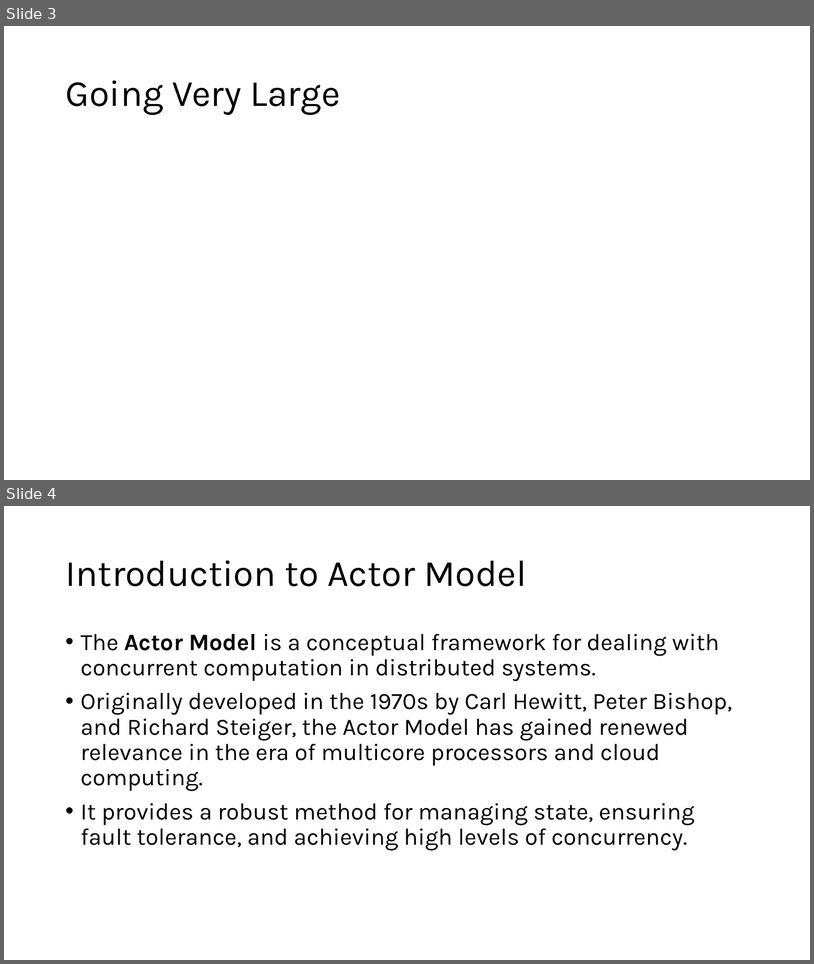
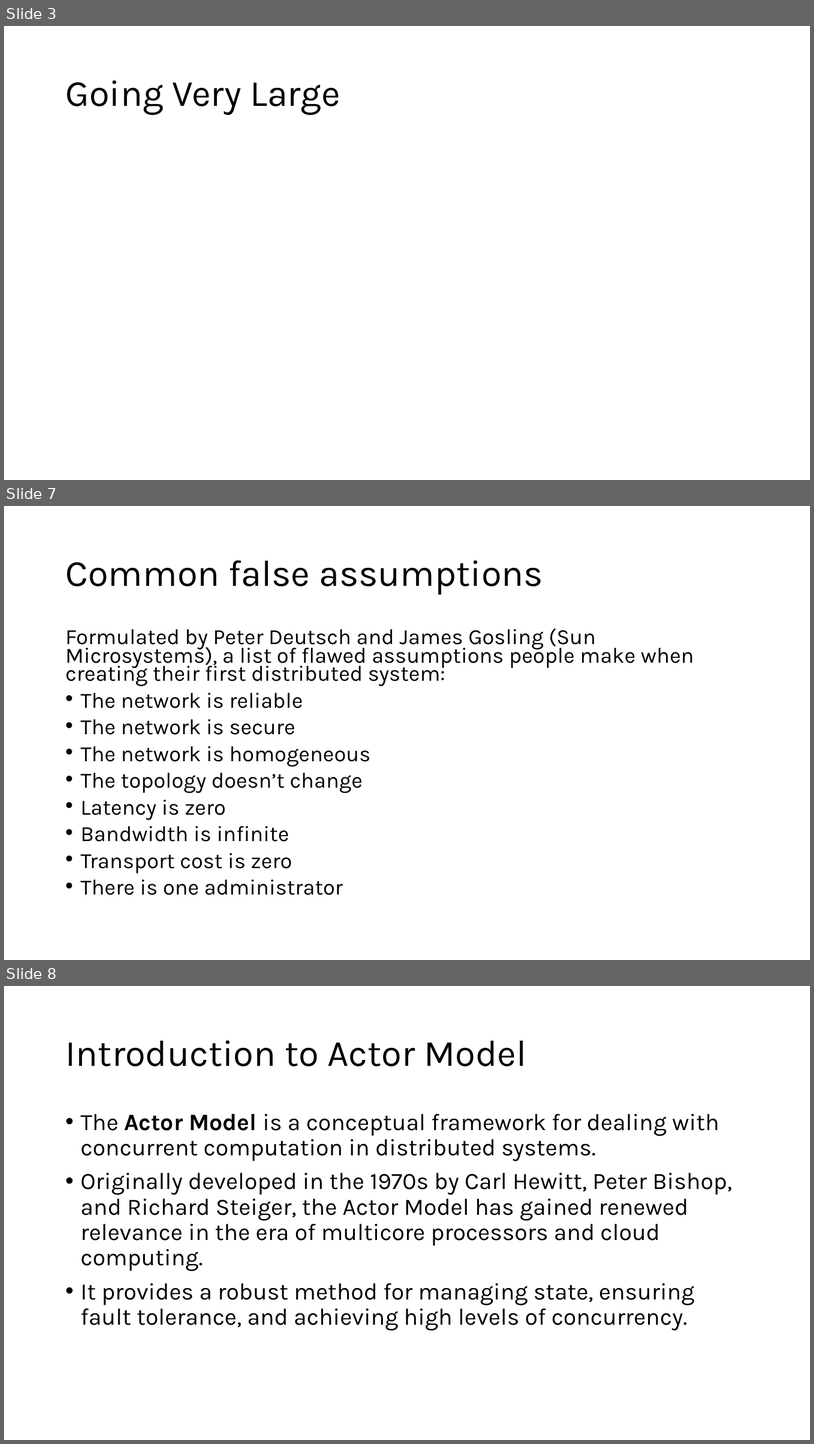
Before and after one commit to aregm/system-design-course, a slide deck: docs/Lecture 9.pptx. Shown one above the other, each under a label of ours: slides 3 and 4 before the commit, slides 3, 7 and 8 after it; the slides between them are not shown. The pictures are 814x964 and 814x1444 pixels, drawn with LibreOffice and Linux fonts; fonts in the diff are those of the drawing. Boxes give left, top, right and bottom in pixels: in the first picture for what was removed or moved away, otherwise in the second. Text is boxed around its words. In the diff, an @@ line names an element or a change of style, - is before the commit and + after.

```diff
--- a/docs/Lecture 9.pptx
+++ b/docs/Lecture 9.pptx
@@ slide 7 added at [4, 506, 810, 960], background #FFFFFF @@
@@ title added at [65, 560, 543, 595], 44 pt, text #000000 @@
+Common false assumptions
@@ text added at [65, 628, 695, 895], 25.9 pt, text #000000 @@
+Formulated by Peter Deutsch and James Gosling (Sun Microsystems), a list of flawed assumptions people make when creating their first distributed system:
+• The network is reliable
+• The network is secure
+• The network is homogeneous
+• The topology doesn’t change
+• Latency is zero
+• Bandwidth is infinite
+• Transport cost is zero
+• There is one administrator
@@ what was slide 4 is now slide 8 @@
```
Also in this commit, not shown: 3 other slides added.
